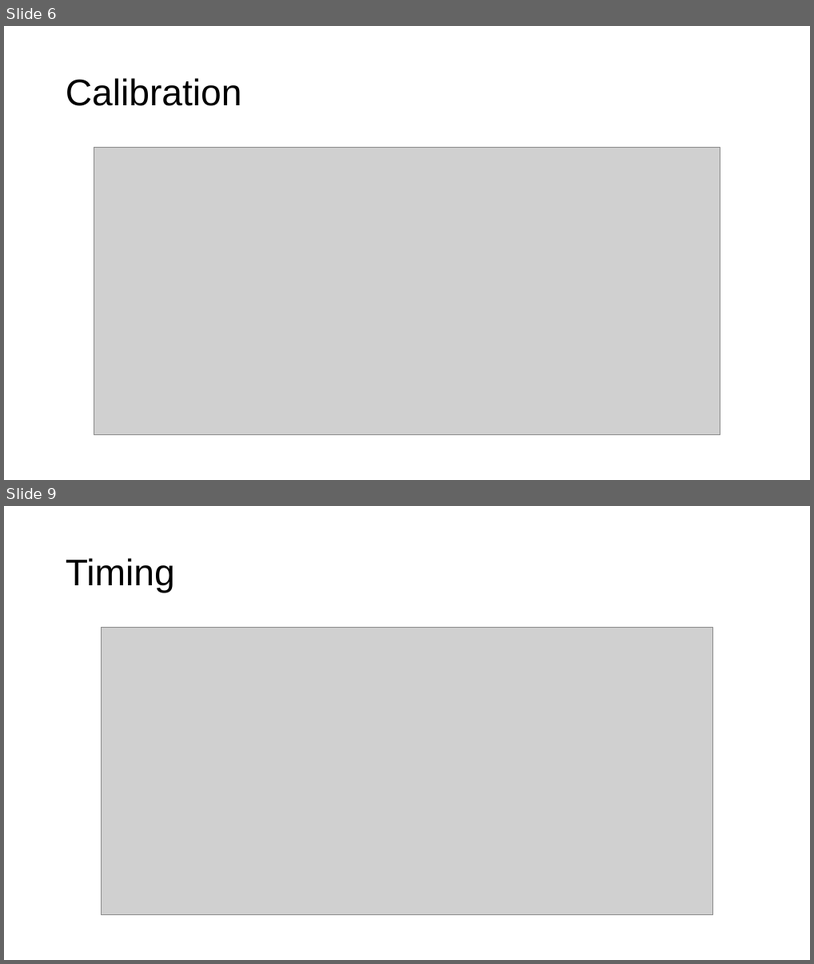
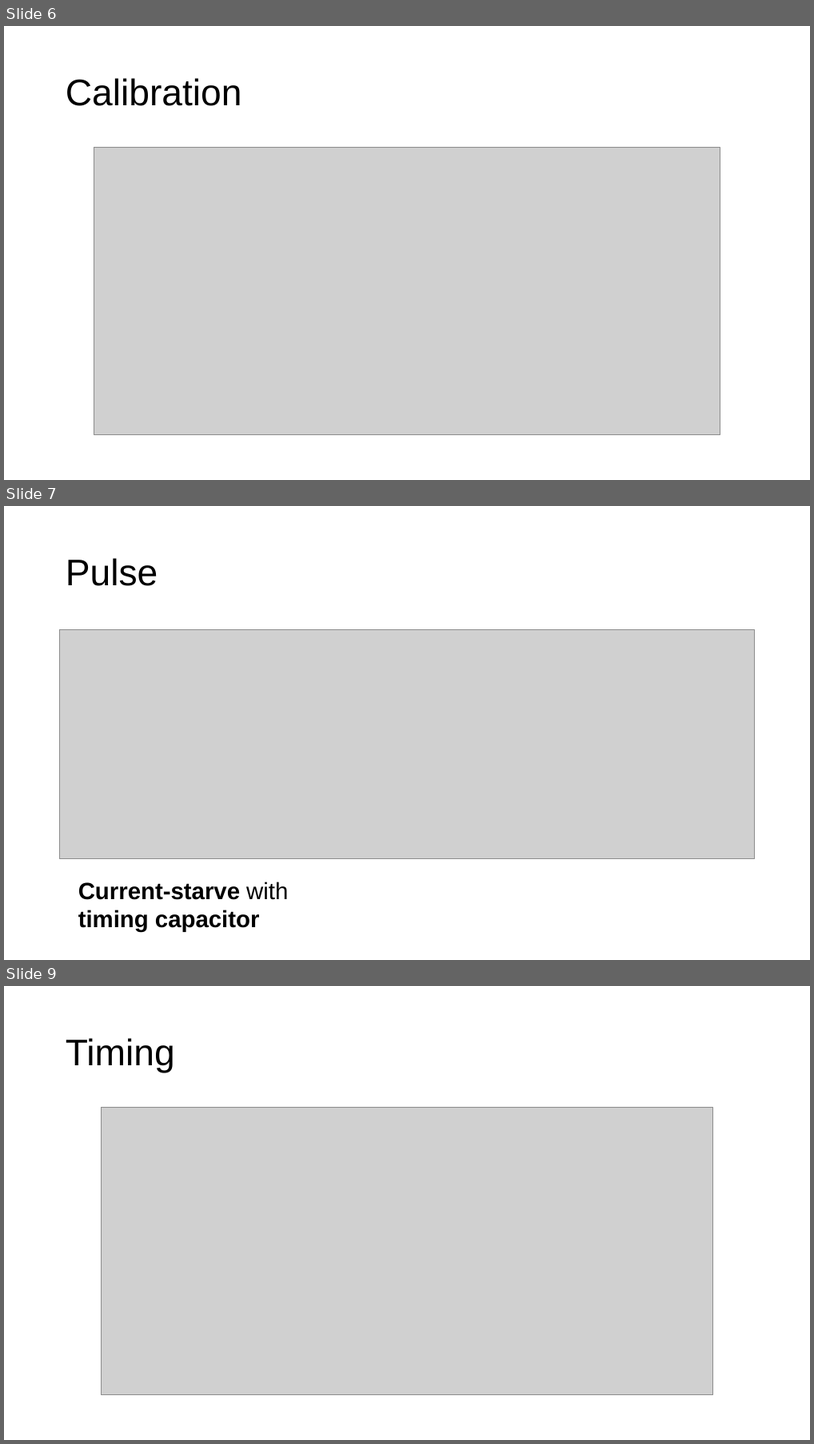
Before and after one commit to Junzhe-Chen/my-presentations, a slide deck: source-files/Oct-2026-bristol-mm-group.pptx. Shown one above the other, each under a label of ours: slides 6 and 9 before the commit, slides 6, 7 and 9 after it; the slides between them are not shown. The pictures are 814x964 and 814x1444 pixels, drawn with LibreOffice and Linux fonts; fonts in the diff are those of the drawing; grey boxes stand for pictures. Boxes give left, top, right and bottom in pixels: in the first picture for what was removed or moved away, otherwise in the second. Text is boxed around its words. In the diff, an @@ line names an element or a change of style, - is before the commit and + after.

```diff
--- a/source-files/Oct-2026-bristol-mm-group.pptx
+++ b/source-files/Oct-2026-bristol-mm-group.pptx
@@ slide 7 added at (4, 506, 810, 960), background #FFFFFF @@
@@ title added at (66, 558, 158, 586), 44 pt, text #000000 @@
+Pulse
@@ picture added at (60, 629, 755, 859) @@
@@ text added at (78, 881, 288, 932), 28 pt, text #000000, bold @@
+Current-starve with timing capacitor
```
Also in this commit, not shown: 4 slides changed, 2 other slides added, 2 slides removed, 3 other files.
